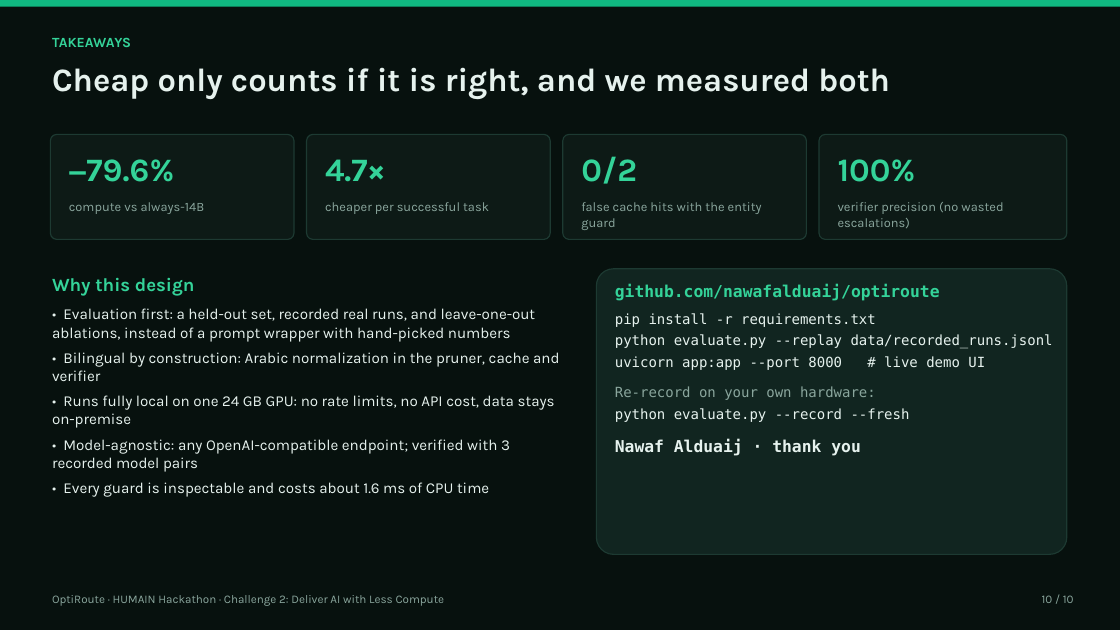
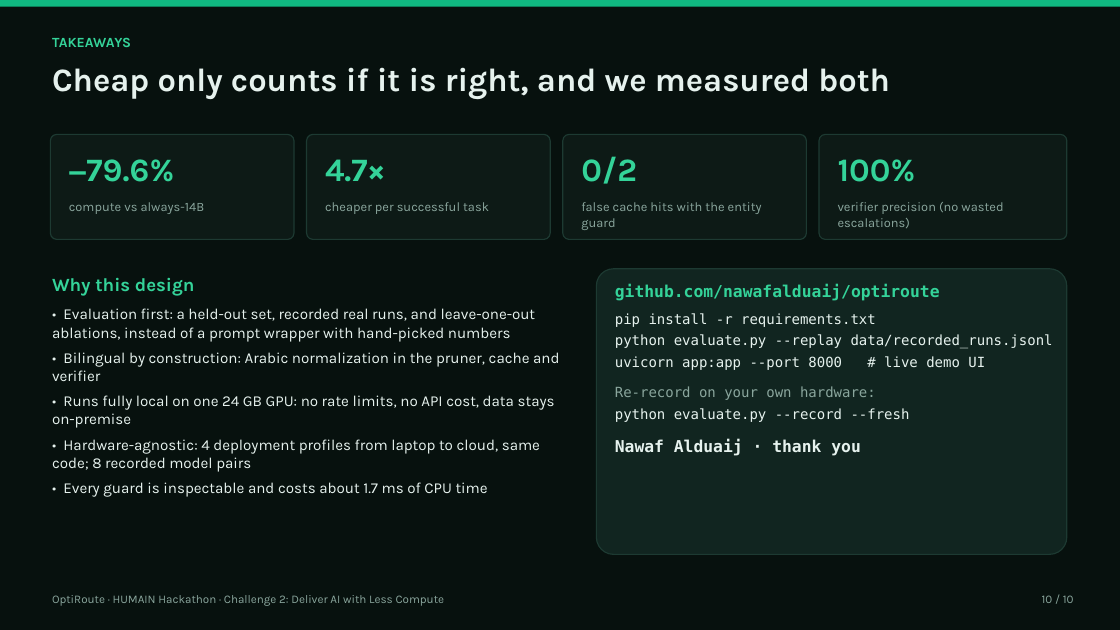
Before and after one commit to nawafalduaij/optiroute, a slide deck: slide 10 of deliverables/OptiRoute_Presentation.pptx. Drawn at 1120x630 pixels with LibreOffice and Linux fonts; fonts in the diff are those of the drawing. Boxes give left, top, right and bottom in pixels: in the first picture for what was removed or moved away, otherwise in the second. Text is boxed around its words. In the diff, an @@ line names an element or a change of style, - is before the commit and + after.

```diff
--- a/deliverables/OptiRoute_Presentation.pptx
+++ b/deliverables/OptiRoute_Presentation.pptx
@@ text at [52, 439, 540, 497]: text changed @@
-• Model-agnostic: any OpenAI-compatible endpoint; verified with 3 recorded model pairs
-• Every guard is inspectable and costs about 1.6 ms of CPU time
+• Hardware-agnostic: 4 deployment profiles from laptop to cloud, same code; 8 recorded model pairs
+• Every guard is inspectable and costs about 1.7 ms of CPU time
```
Also in this commit, not shown: 7 other slides changed, 30 other files.
